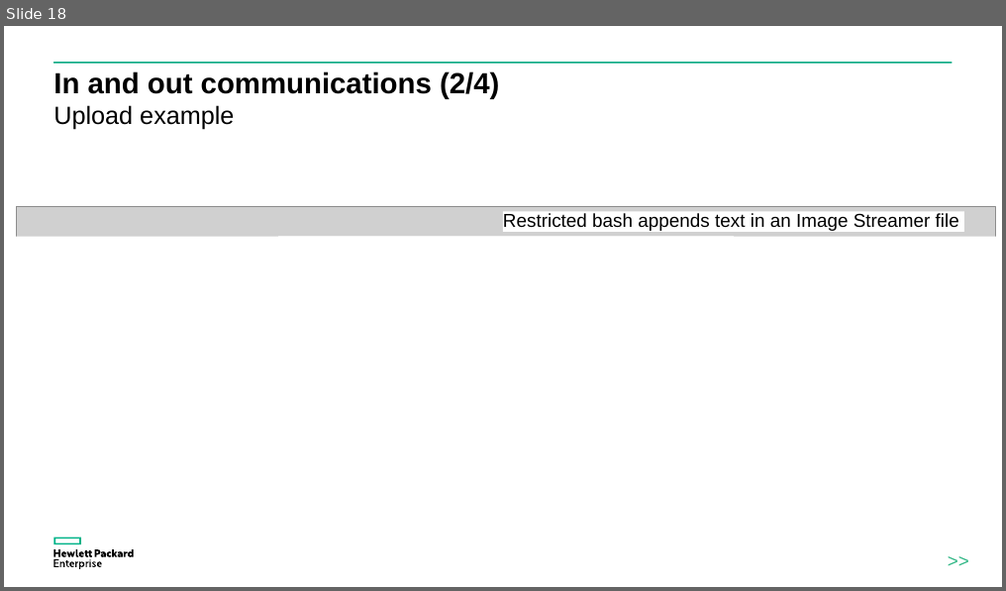
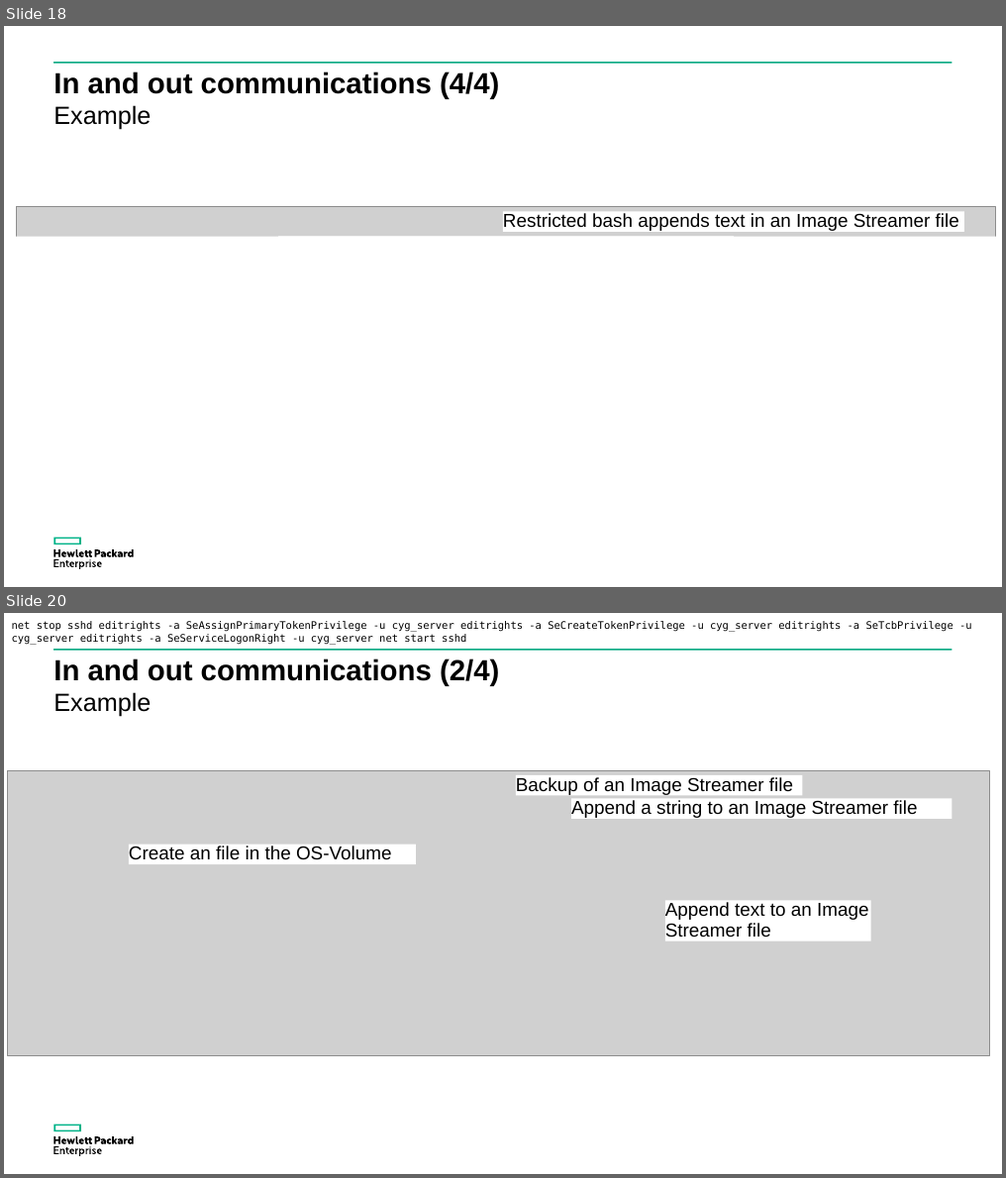
Before and after one commit to donzef/image-streamer-linux, a slide deck: docs/Guestfish-and-ImageStreamer.ppsx. Shown one above the other, each under a label of ours: slide 18 before the commit, slides 18 and 20 after it; the slides between them are not shown. The pictures are 1006x591 and 1006x1178 pixels, drawn with LibreOffice and Linux fonts; fonts in the diff are those of the drawing; grey boxes stand for pictures. Boxes give left, top, right and bottom in pixels: in the first picture for what was removed or moved away, otherwise in the second. Text is boxed around its words. In the diff, an @@ line names an element or a change of style, - is before the commit and + after.

Commit message:
fixed typos

```diff
--- a/docs/Guestfish-and-ImageStreamer.ppsx
+++ b/docs/Guestfish-and-ImageStreamer.ppsx
@@ slide 20 added at bbox=[4, 613, 1002, 1174], background #FFFFFF; not listed: 3 template elements that a slide beside it also shows @@
@@ text added at bbox=[12, 621, 972, 645], 10 pt, text #000000 @@
+net stop sshd editrights -a SeAssignPrimaryTokenPrivilege -u cyg_server editrights -a SeCreateTokenPrivilege -u cyg_server editrights -a SeTcbPrivilege -u cyg_server editrights -a SeServiceLogonRight -u cyg_server net start sshd
@@ title added at bbox=[54, 659, 499, 686], 28 pt, text #000000, bold @@
+In and out communications (2/4)
@@ text added at bbox=[54, 692, 151, 716], 24 pt, text #000000 @@
+Example
@@ picture added at bbox=[8, 771, 990, 1057] @@
@@ rectangle added at bbox=[516, 775, 803, 796], fill #FFFFFF, 18 pt, text #000000 @@
+Backup of an Image Streamer file
@@ rectangle added at bbox=[571, 799, 951, 819], fill #FFFFFF, 18 pt, text #000000 @@
+Append a string to an Image Streamer file
@@ rectangle added at bbox=[129, 845, 416, 864], fill #FFFFFF, 18 pt, text #000000 @@
+Create an file in the OS-Volume
@@ rectangle added at bbox=[665, 900, 871, 942], fill #FFFFFF, 18 pt, text #000000 @@
+Append text to an Image Streamer file
@@ slide 18 changed as well @@
@@ title at bbox=[54, 72, 499, 99]: text changed @@
-In and out communications (2/4)
+In and out communications (4/4)
@@ text at bbox=[54, 105, 151, 129]: text changed @@
-Upload example
+Example
@@ text removed at bbox=[921, 544, 996, 581] @@
->>
```
Also in this commit, not shown: 20 other slides changed.
